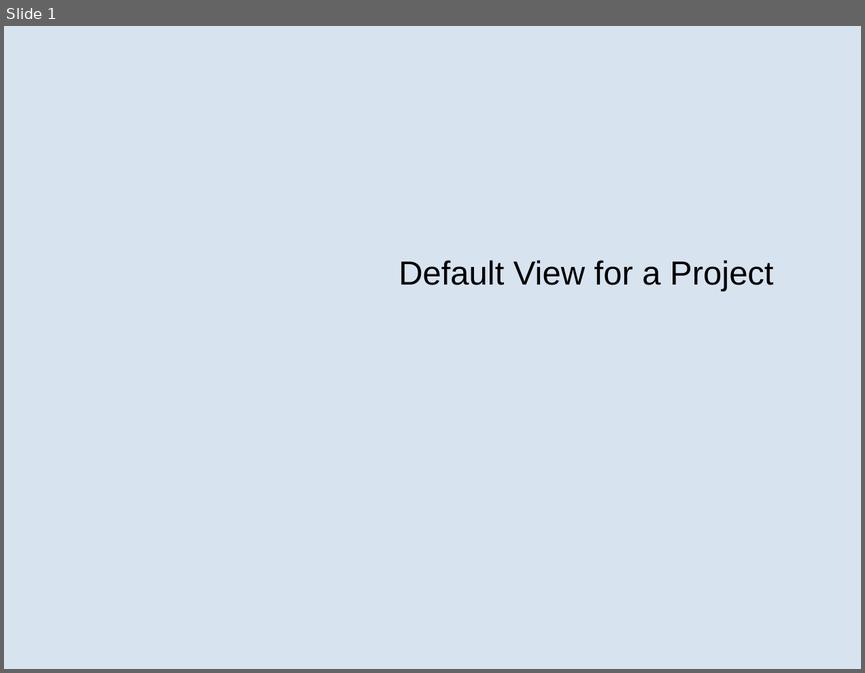
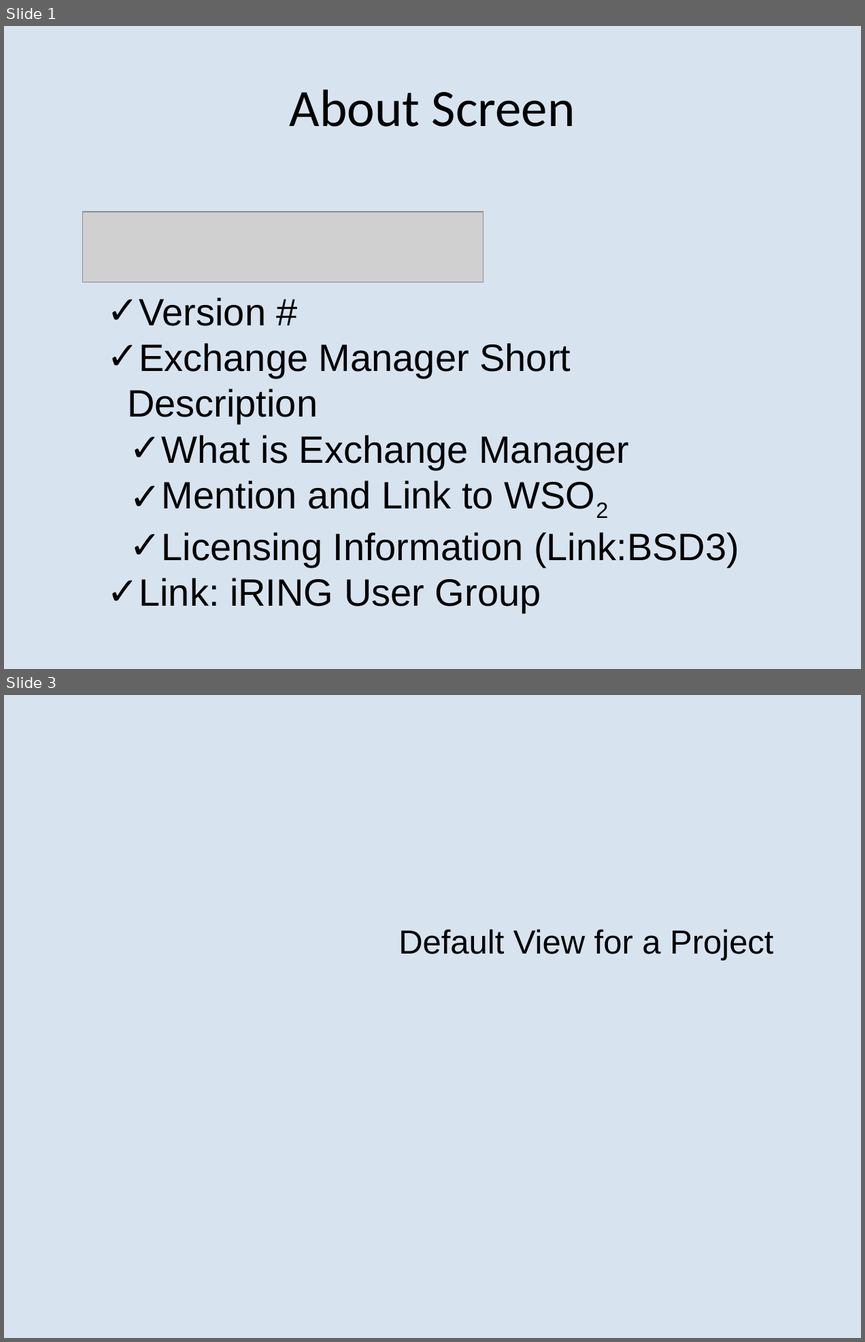
Before and after one commit to heyena/iring-tools, a slide deck: trunk/iRINGTools.ESB/documents/Sprint 2 User Stories.1.0.ppt. Shown one above the other, each under a label of ours: slide 1 before the commit, slides 1 and 3 after it; the slides between them are not shown. The pictures are 865x673 and 865x1342 pixels, drawn with LibreOffice and Linux fonts; fonts in the diff are those of the drawing; grey boxes stand for pictures; background and template pictures are left out. Boxes give left, top, right and bottom in pixels: in the first picture for what was removed or moved away, otherwise in the second. Text is boxed around its words. In the diff, an @@ line names an element or a change of style, - is before the commit and + after.

```diff
--- a/trunk/iRINGTools.ESB/documents/Sprint 2 User Stories.1.0.ppt
+++ b/trunk/iRINGTools.ESB/documents/Sprint 2 User Stories.1.0.ppt
@@ slide 1 added at (4, 26, 861, 669), background #D8E3F0 @@
@@ title added at (290, 89, 575, 127), 44 pt, text #000000 @@
+About Screen
@@ picture added at (83, 212, 484, 282) @@
@@ text added at (127, 297, 739, 613), 32 pt, text #000000 @@
+✓ Version #
+✓ Exchange Manager Short Description
+  ✓ What is Exchange Manager
+  ✓ Mention and Link to WSO2
+  ✓ Licensing Information (Link:BSD3)
+✓ Link: iRING User Group
@@ what was slide 1 is now slide 3 @@
```
Also in this commit, not shown: 5 other slides added, 3 slides removed, 2 other files.
